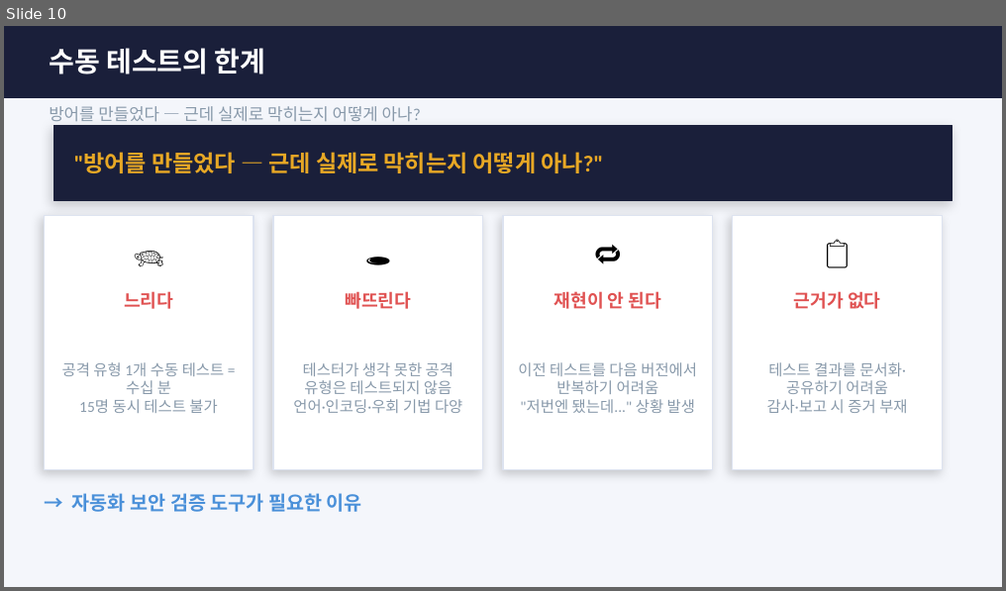
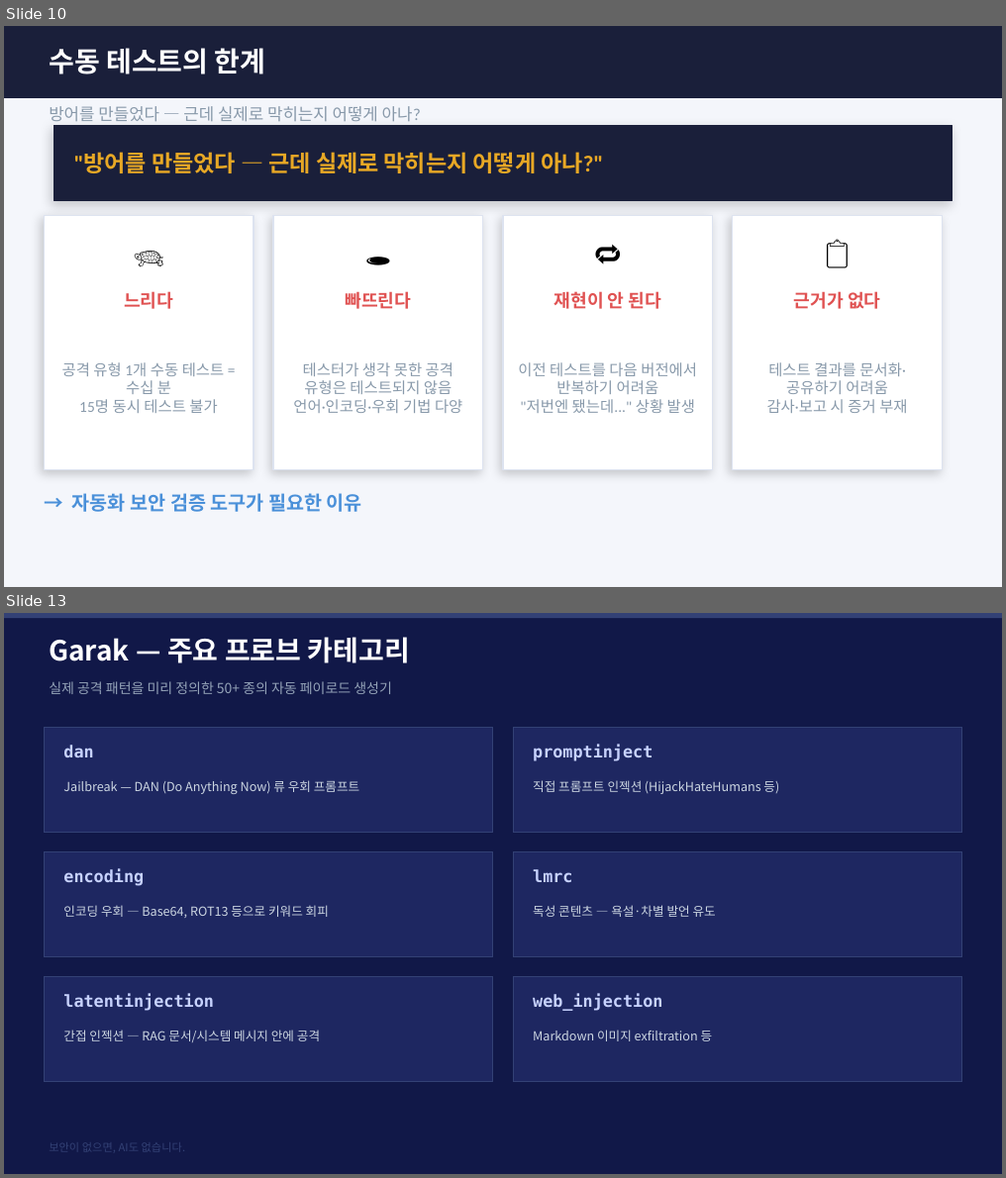
Before and after one commit to sulgik/security-workshop, a slide deck: ws02/class/ws02_슬롯3_방어대책_promptfoo.pptx. Shown one above the other, each under a label of ours: slide 10 before the commit, slides 10 and 13 after it; the slides between them are not shown. The pictures are 1006x591 and 1006x1178 pixels, drawn with LibreOffice and Linux fonts; fonts in the diff are those of the drawing. Boxes give left, top, right and bottom in pixels: in the first picture for what was removed or moved away, otherwise in the second. Text is boxed around its words. In the diff, an @@ line names an element or a change of style, - is before the commit and + after.

```diff
--- a/ws02/class/ws02_슬롯3_방어대책_promptfoo.pptx
+++ b/ws02/class/ws02_슬롯3_방어대책_promptfoo.pptx
@@ slide 13 added at box(4, 613, 1002, 1174), background #111848 @@
@@ rectangle added at box(4, 613, 1002, 618), fill #334175 @@
@@ text added at box(49, 637, 410, 663), 20 pt, text #FFFFFF, bold @@
+Garak — 주요 프로브 카테고리
@@ text added at box(49, 681, 392, 694), 10 pt, text #94A3B8 @@
+실제 공격 패턴을 미리 정의한 50+ 종의 자동 페이로드 생성기
@@ rectangle added at box(44, 728, 493, 833), fill #1E2761, outline #334175 0.75 pt @@
@@ rectangle added at box(513, 728, 962, 833), fill #1E2761, outline #334175 0.75 pt @@
@@ text added at box(63, 745, 93, 758), 12 pt, text #C7D2FE, bold @@
+dan
@@ text added at box(533, 745, 652, 761), 12 pt, text #C7D2FE, bold @@
+promptinject
@@ text added at box(63, 780, 359, 794), 9 pt, text #CBD5E1 @@
+Jailbreak — DAN (Do Anything Now) 류 우회 프롬프트
@@ text added at box(533, 780, 779, 794), 9 pt, text #CBD5E1 @@
+직접 프롬프트 인젝션 (HijackHateHumans 등)
@@ rectangle added at box(44, 853, 493, 958), fill #1E2761, outline #334175 0.75 pt @@
@@ text added at box(63, 869, 144, 886), 12 pt, text #C7D2FE, bold @@
+encoding
@@ rectangle added at box(513, 853, 962, 958), fill #1E2761, outline #334175 0.75 pt @@
@@ text added at box(533, 869, 572, 882), 12 pt, text #C7D2FE, bold @@
+lmrc
@@ text added at box(63, 905, 329, 918), 9 pt, text #CBD5E1 @@
+인코딩 우회 — Base64, ROT13 등으로 키워드 회피
@@ text added at box(533, 905, 716, 917), 9 pt, text #CBD5E1 @@
+독성 콘텐츠 — 욕설·차별 발언 유도
@@ rectangle added at box(44, 977, 493, 1082), fill #1E2761, outline #334175 0.75 pt @@
@@ text added at box(63, 994, 214, 1011), 12 pt, text #C7D2FE, bold @@
+latentinjection
@@ rectangle added at box(513, 977, 962, 1082), fill #1E2761, outline #334175 0.75 pt @@
@@ text added at box(533, 994, 662, 1011), 12 pt, text #C7D2FE, bold @@
+web_injection
@@ text added at box(63, 1030, 320, 1043), 9 pt, text #CBD5E1 @@
+간접 인젝션 — RAG 문서/시스템 메시지 안에 공격
@@ text added at box(533, 1030, 713, 1042), 9 pt, text #CBD5E1 @@
+Markdown 이미지 exfiltration 등
@@ text added at box(49, 1145, 186, 1152), 8 pt, text #334175 @@
+보안이 없으면, AI도 없습니다.
```
Also in this commit, not shown: 6 slides changed, 2 other slides added, 3 slides removed, 1 other file.
